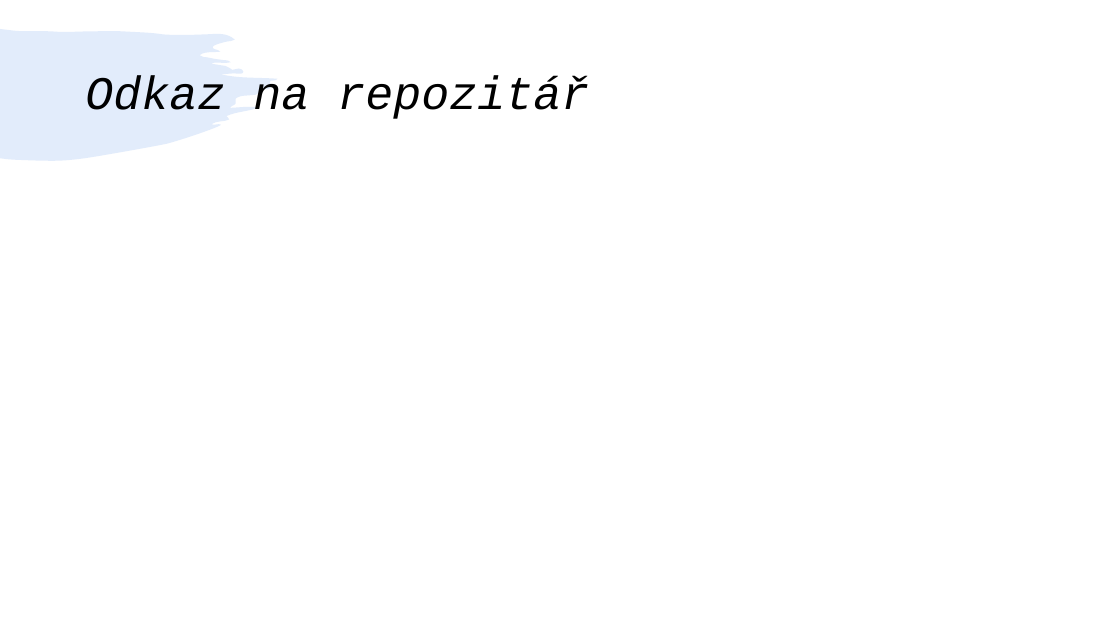
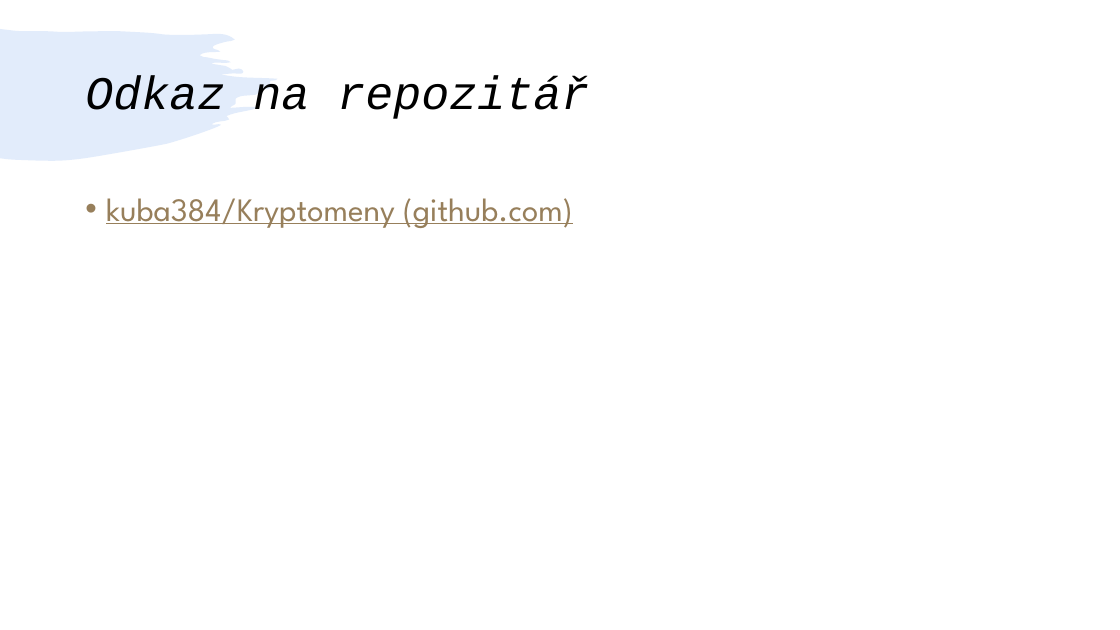
Before and after one commit to kuba384/Jirasek, a slide deck: slide 17 of Presentation.pptx (slide 15 before the commit). Drawn at 1120x630 pixels with LibreOffice and Linux fonts; fonts in the diff are those of the drawing. Boxes give left, top, right and bottom in pixels: in the first picture for what was removed or moved away, otherwise in the second. Text is boxed around its words. In the diff, an @@ line names an element or a change of style, - is before the commit and + after.

```diff
--- a/Presentation.pptx
+++ b/Presentation.pptx
@@ text added at [106, 198, 573, 228], 28 pt, text #977F5B, underline @@
+• kuba384/Kryptomeny (github.com)
```
Also in this commit, not shown: 7 other slides changed, 4 slides added, 2 slides removed.
